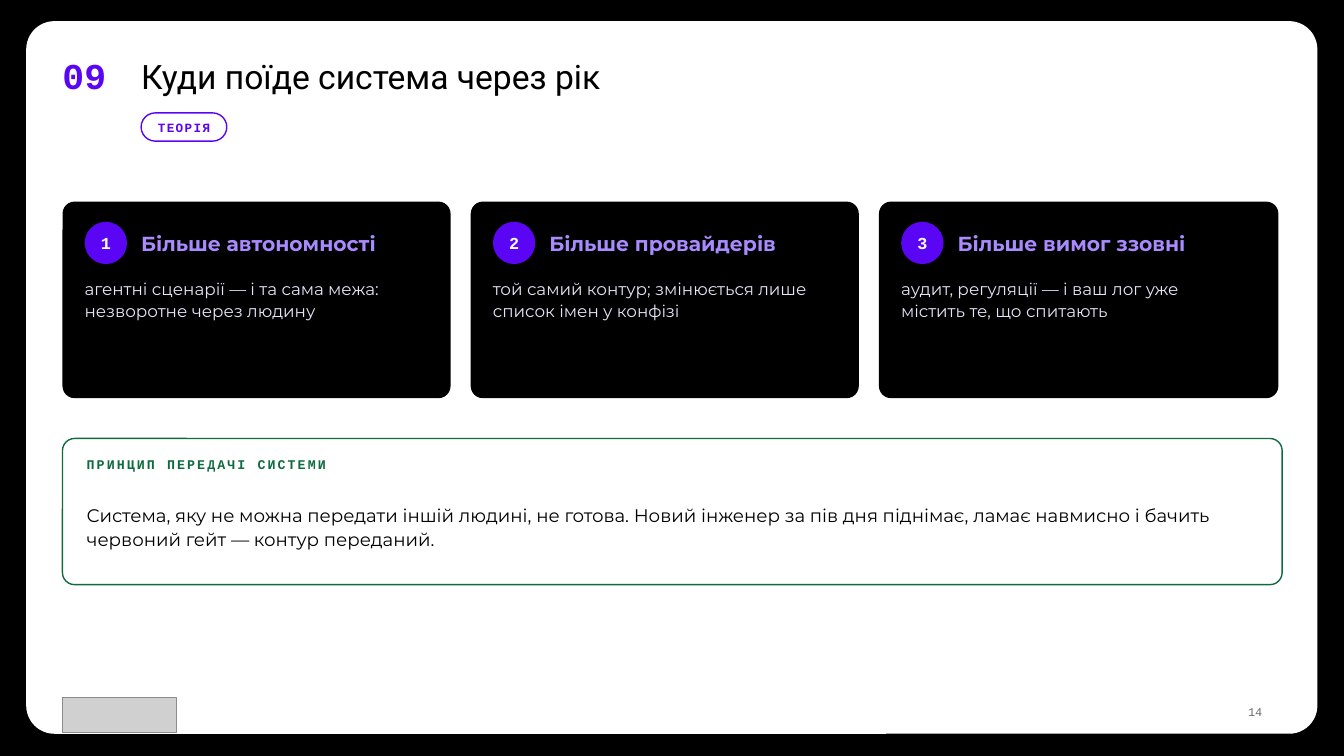
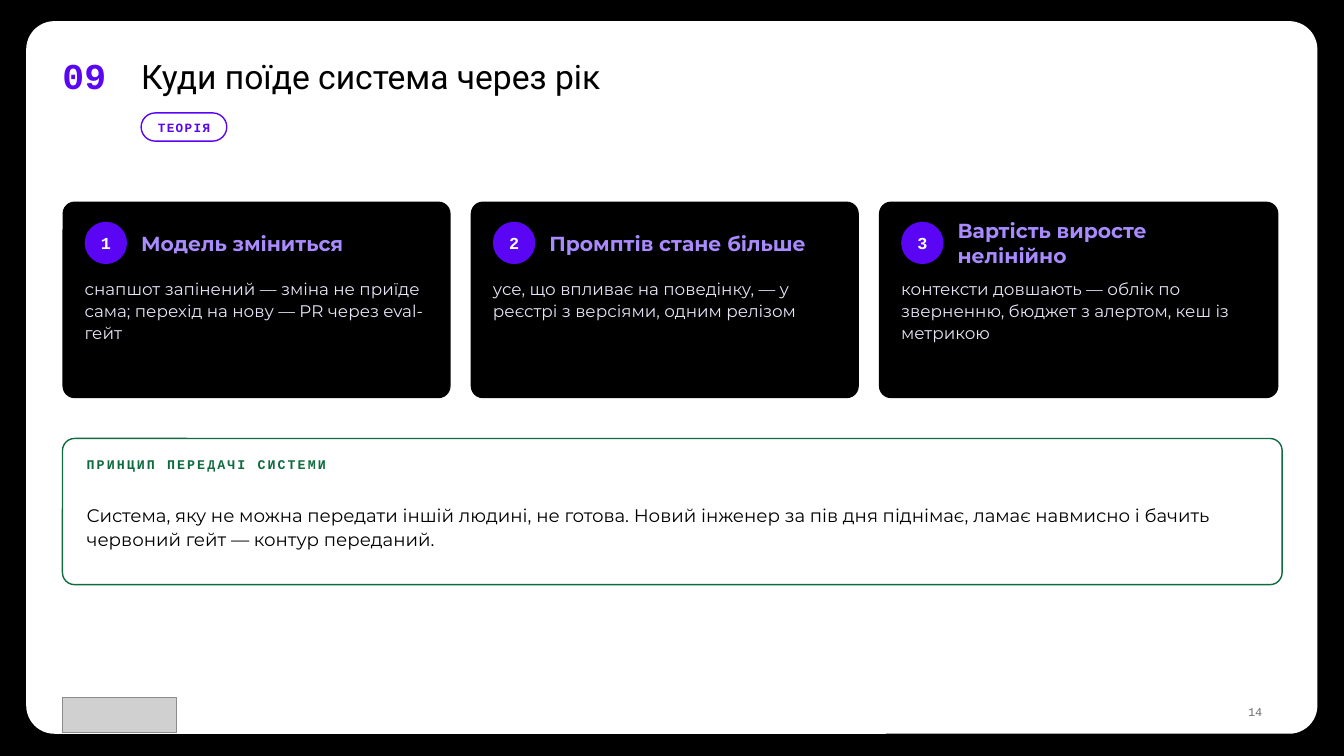
Before and after one commit to TarasFedorenkoFTV/llmops-bootcamp, a slide deck: slide 14 of docs/decks/L12.pptx. Drawn at 1344x756 pixels with LibreOffice and Linux fonts; fonts in the diff are those of the drawing; grey boxes stand for pictures; background and template pictures are left out. Boxes give left, top, right and bottom in pixels: in the first picture for what was removed or moved away, otherwise in the second. Text is boxed around its words. In the diff, an @@ line names an element or a change of style, - is before the commit and + after.

```diff
--- a/docs/decks/L12.pptx
+++ b/docs/decks/L12.pptx
@@ text at (141,235,343,254): text changed @@
-Більше автономності
+Модель зміниться
@@ text at (549,235,805,255): text changed @@
-Більше провайдерів
+Промптів стане більше
@@ text at (958,222,1147,264): text changed @@
-Більше вимог ззовні
+Вартість виросте нелінійно
@@ text at (85,282,423,339): text changed @@
-агентні сценарії — і та сама межа: незворотне через людину
+снапшот запінений — зміна не приїде сама; перехід на нову — PR через eval-гейт
@@ text at (493,282,796,321): text changed @@
-той самий контур; змінюється лише список імен у конфізі
+усе, що впливає на поведінку, — у реєстрі з версіями, одним релізом
@@ text at (901,282,1229,343): text changed @@
-аудит, регуляції — і ваш лог уже містить те, що спитають
+контексти довшають — облік по зверненню, бюджет з алертом, кеш із метрикою
```
